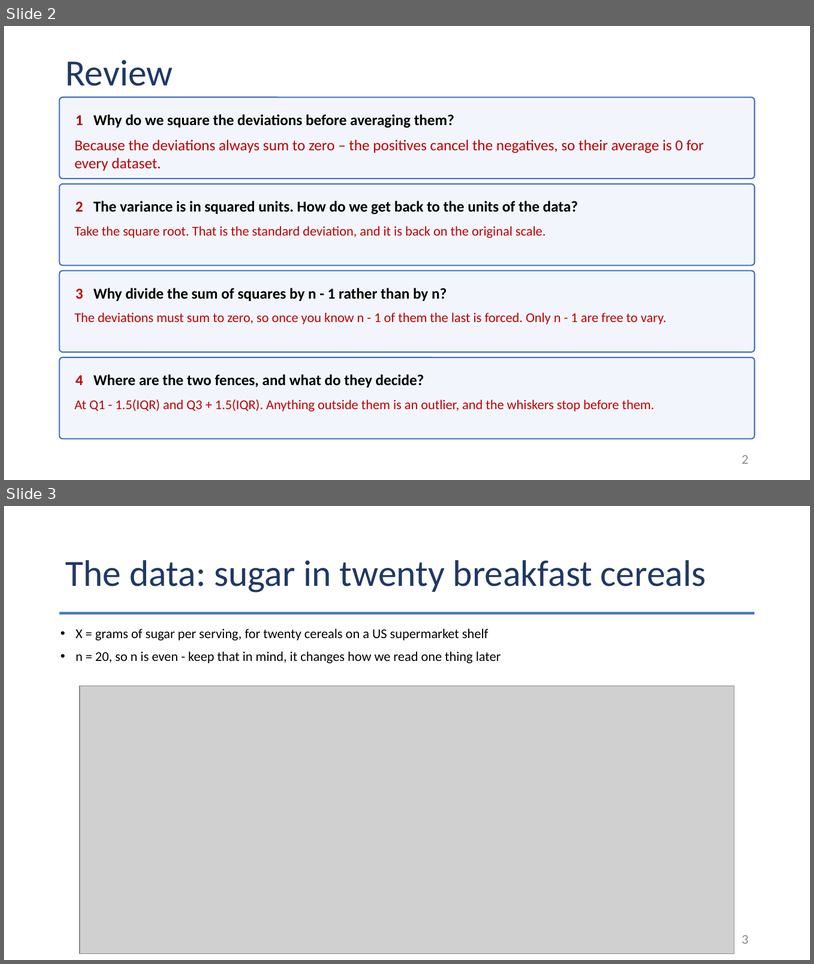
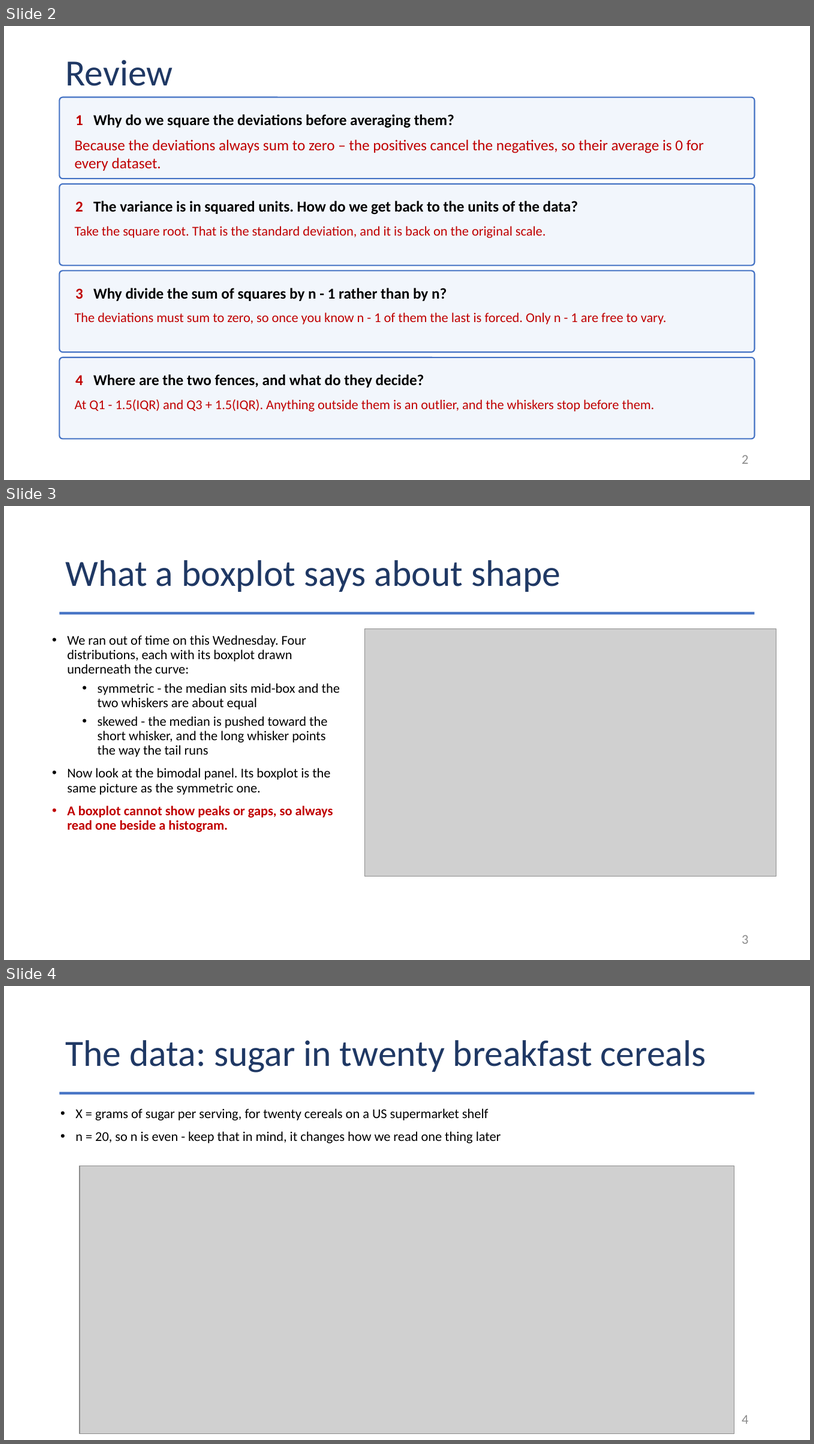
Before and after one commit to Jarred6068/Kvamme_UI_STAT251, a slide deck: docs/lecture_slides/Week 3/Week3_Lecture7_Slides_9_11_2026.pptx. Shown one above the other, each under a label of ours: slides 2 and 3 before the commit, slides 2, 3 and 4 after it. The pictures are 814x964 and 814x1444 pixels, drawn with LibreOffice and Linux fonts; fonts in the diff are those of the drawing; grey boxes stand for pictures. Boxes give left, top, right and bottom in pixels: in the first picture for what was removed or moved away, otherwise in the second. Text is boxed around its words. In the diff, an @@ line names an element or a change of style, - is before the commit and + after.

```diff
--- a/docs/lecture_slides/Week 3/Week3_Lecture7_Slides_9_11_2026.pptx
+++ b/docs/lecture_slides/Week 3/Week3_Lecture7_Slides_9_11_2026.pptx
@@ slide 3 added at bbox=[4, 506, 810, 960], background #FFFFFF @@
@@ title added at bbox=[65, 560, 561, 592], 44 pt, text #1F3864 @@
+What a boxplot says about shape
@@ rectangle added at bbox=[60, 612, 755, 614], fill #4472C4 @@
@@ picture added at bbox=[365, 629, 777, 876] @@
@@ text added at bbox=[67, 635, 340, 832], 16 pt, text #000000 @@
+• We ran out of time on this Wednesday. Four distributions, each with its boxplot drawn underneath the curve:
+  • symmetric - the median sits mid-box and the two whiskers are about equal
+  • skewed - the median is pushed toward the short whisker, and the long whisker points the way the tail runs
+• Now look at the bimodal panel. Its boxplot is the same picture as the symmetric one.
+• A boxplot cannot show peaks or gaps, so always read one beside a histogram.
@@ page number added at bbox=[742, 934, 749, 943], 16 pt, text #8C8C8C @@
+3
@@ what was slide 3 is now slide 4 @@
@@ page number at bbox=[742, 1414, 749, 1423]: text changed @@
-3
+4
```
Also in this commit, not shown: 1 slide changed, 3 other slides added, 1 slide removed, 42 other files.
